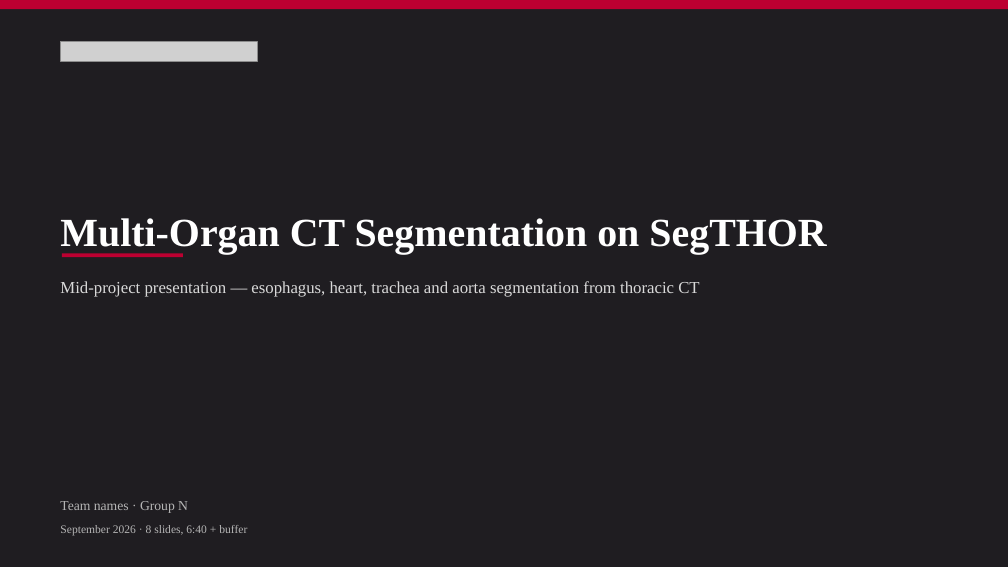
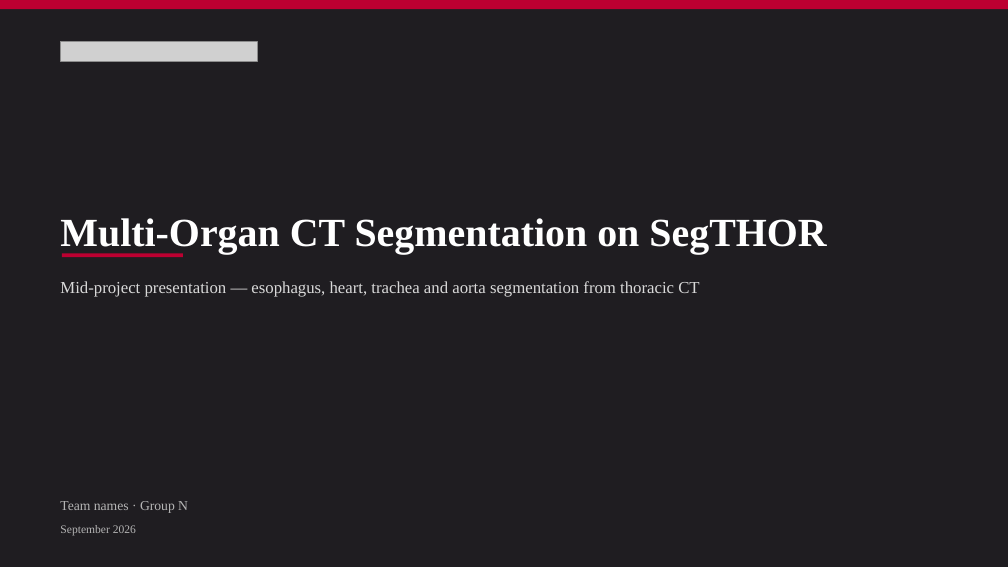
Before and after one commit to DenisaCG/ai4mi_project, a slide deck: slide 1 of deck/midproject_outline.pptx. Drawn at 1008x567 pixels with LibreOffice and Linux fonts; fonts in the diff are those of the drawing; grey boxes stand for pictures. Boxes give left, top, right and bottom in pixels: in the first picture for what was removed or moved away, otherwise in the second. Text is boxed around its words. In the diff, an @@ line names an element or a change of style, - is before the commit and + after.

Commit message:
Update presentation: three-box geometry slide, newest figure, current slide text

```diff
--- a/deck/midproject_outline.pptx
+++ b/deck/midproject_outline.pptx
@@ text at [60, 525, 136, 536]: text changed @@
-September 2026 · 8 slides, 6:40 + buffer
+September 2026
```
Also in this commit, not shown: 5 other slides changed, 2 other files.
